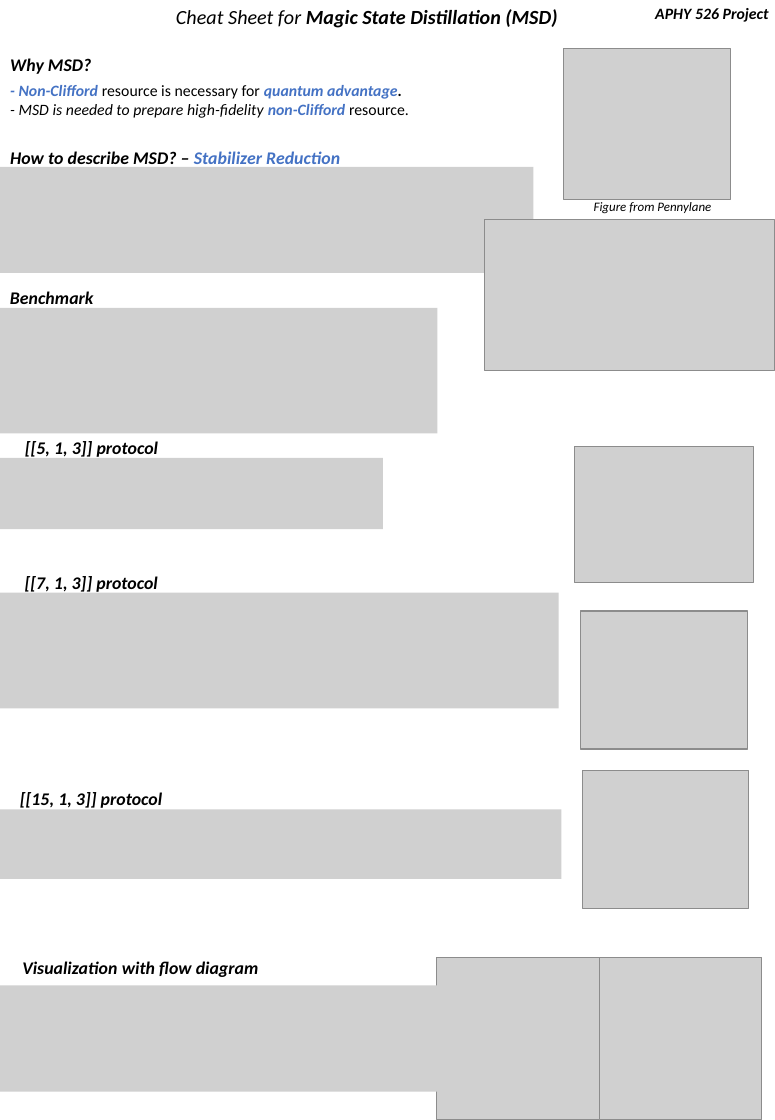
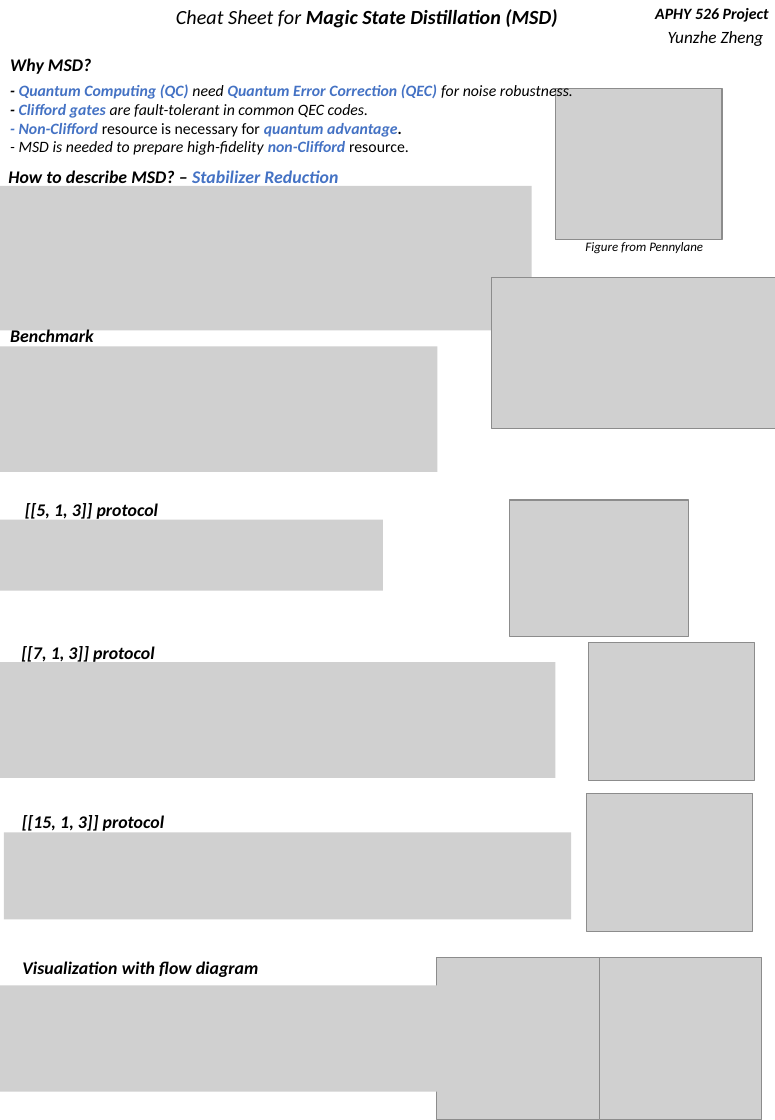
Before and after one commit to Dran-Z/APHY526-MagicStateDistillation, a slide deck: slide 1 of CheatSheet.pptx. Drawn at 775x1120 pixels with LibreOffice and Linux fonts; fonts in the diff are those of the drawing; grey boxes stand for pictures. Boxes give left, top, right and bottom in pixels: in the first picture for what was removed or moved away, otherwise in the second. Text is boxed around its words. In the diff, an @@ line names an element or a change of style, - is before the commit and + after.

```diff
--- a/CheatSheet.pptx
+++ b/CheatSheet.pptx
@@ text added at (x1=668, y1=31, x2=764, y2=46), 12 pt, text #000000, italic @@
+Yunzhe Zheng
@@ text at (x1=19, y1=84, x2=573, y2=118): paragraphs added @@
+- Quantum Computing (QC) need Quantum Error Correction (QEC) for noise robustness.
+- Clifford gates are fault-tolerant in common QEC codes.
@@ picture moved from (x1=563, y1=49, x2=730, y2=199) to (x1=556, y1=89, x2=722, y2=240) @@
@@ text "How to describe MSD? – ..." moved from (x1=10, y1=151, x2=340, y2=169) to (x1=8, y1=170, x2=338, y2=189) @@
@@ picture resized from (x1=0, y1=166, x2=533, y2=273) to (x1=0, y1=186, x2=531, y2=331) @@
@@ text "Figure from Pennylane" moved from (x1=594, y1=202, x2=711, y2=214) to (x1=585, y1=242, x2=703, y2=254) @@
@@ picture resized from (x1=485, y1=220, x2=775, y2=371) to (x1=492, y1=277, x2=775, y2=428) @@
@@ text "Benchmark MSD" rewrapped from (x1=10, y1=291, x2=93, y2=309) to (x1=10, y1=329, x2=93, y2=342) @@
@@ picture moved from (x1=0, y1=308, x2=437, y2=433) to (x1=0, y1=346, x2=437, y2=471) @@
@@ text "[[5, 1, 3]] protocol" moved from (x1=25, y1=441, x2=158, y2=459) to (x1=25, y1=503, x2=158, y2=521) @@
@@ picture moved from (x1=575, y1=446, x2=753, y2=583) to (x1=509, y1=500, x2=688, y2=637) @@
@@ picture moved from (x1=0, y1=458, x2=383, y2=529) to (x1=0, y1=520, x2=383, y2=591) @@
@@ text "[[7, 1, 3]] protocol" moved from (x1=25, y1=576, x2=157, y2=595) to (x1=21, y1=646, x2=154, y2=664) @@
@@ picture moved from (x1=581, y1=611, x2=747, y2=749) to (x1=588, y1=642, x2=754, y2=780) @@
@@ picture moved from (x1=0, y1=592, x2=559, y2=708) to (x1=0, y1=661, x2=556, y2=777) @@
@@ text "[[15, 1, 3]] protocol" moved from (x1=20, y1=792, x2=162, y2=808) to (x1=22, y1=815, x2=164, y2=834) @@
@@ picture moved from (x1=583, y1=770, x2=749, y2=907) to (x1=587, y1=793, x2=753, y2=930) @@
@@ picture resized from (x1=0, y1=809, x2=561, y2=878) to (x1=4, y1=832, x2=571, y2=919) @@
```
Also in this commit, not shown: 1 other file.
